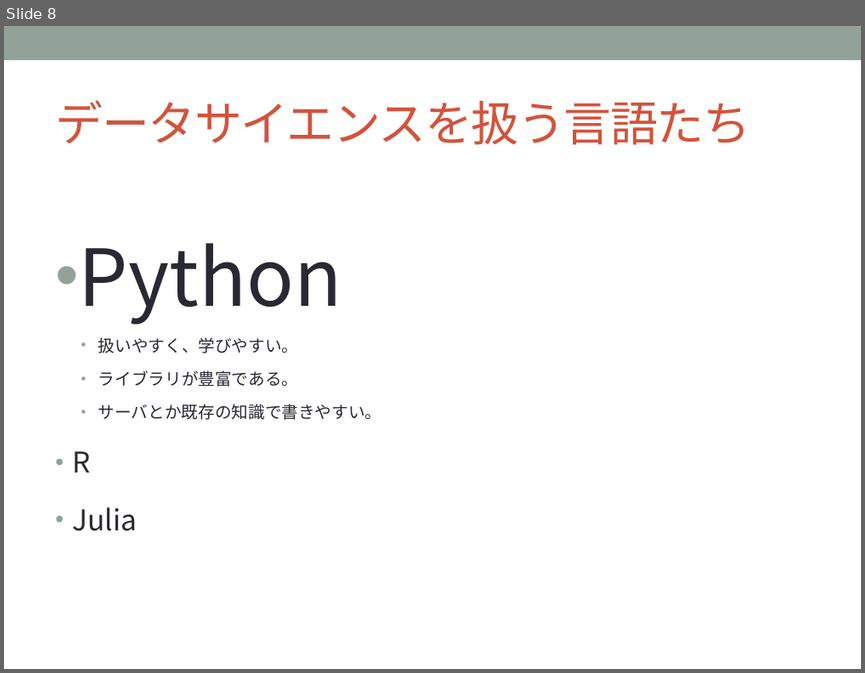
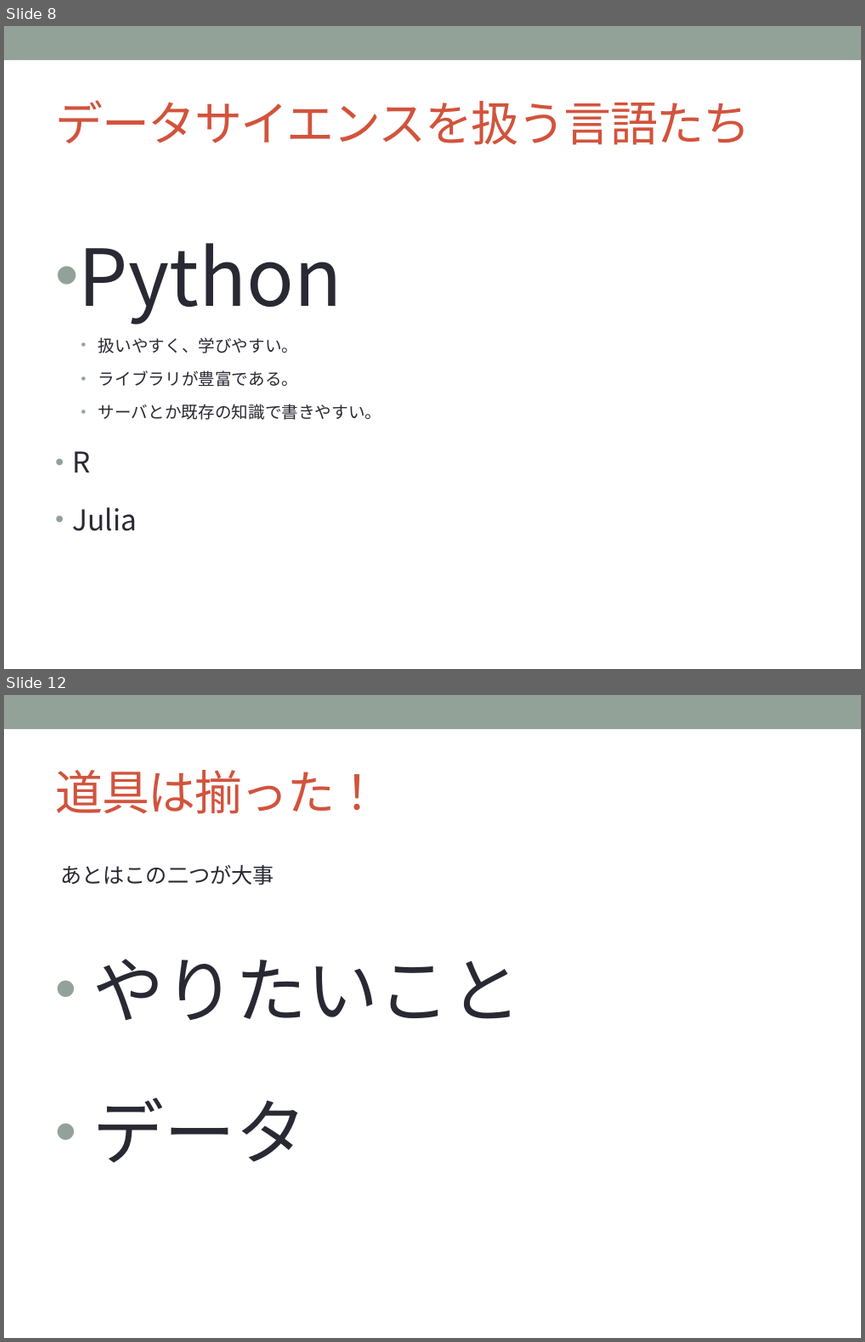
Before and after one commit to sakapun/nds51, a slide deck: 入門系の本を一冊も読まず.pptx. Shown one above the other, each under a label of ours: slide 8 before the commit, slides 8 and 12 after it; the slides between them are not shown. The pictures are 865x673 and 865x1342 pixels, drawn with LibreOffice and Linux fonts; fonts in the diff are those of the drawing. Boxes give left, top, right and bottom in pixels: in the first picture for what was removed or moved away, otherwise in the second. Text is boxed around its words. In the diff, an @@ line names an element or a change of style, - is before the commit and + after.

```diff
--- a/入門系の本を一冊も読まず.pptx
+++ b/入門系の本を一冊も読まず.pptx
@@ slide 12 added at (x1=4, y1=695, x2=861, y2=1338), background #FFFFFF; not listed: 1 template element that a slide beside it also shows @@
@@ title added at (x1=55, y1=770, x2=381, y2=814), 40 pt, text #D2533C @@
+道具は揃った！
@@ text added at (x1=60, y1=865, x2=521, y2=1163), 18 pt, text #292934 @@
+あとはこの二つが大事
+• やりたいこと
+• データ
```
Also in this commit, not shown: 7 slides changed, 6 other slides added, 1 other file.
